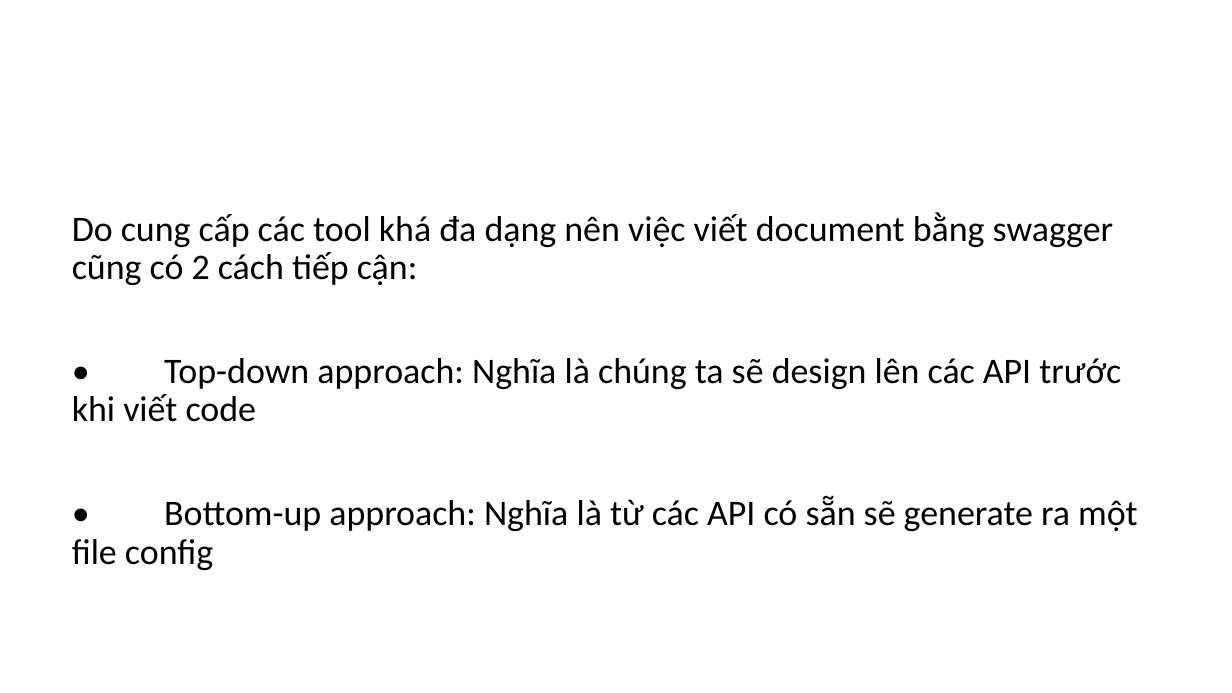
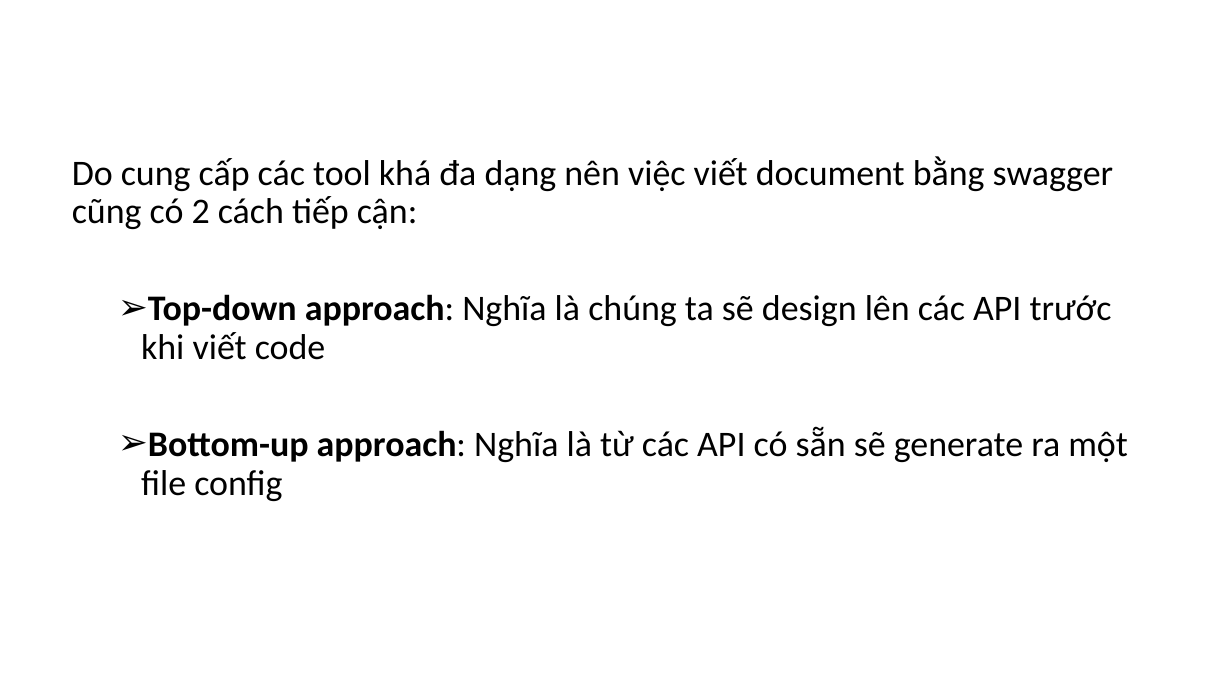
Before and after one commit to foostart/fooland, a slide deck: slide 6 of documents/Nhom_F.pptx (slide 5 before the commit). Drawn at 1232x693 pixels with LibreOffice and Linux fonts; fonts in the diff are those of the drawing; background and template pictures are left out. Boxes give left, top, right and bottom in pixels: in the first picture for what was removed or moved away, otherwise in the second. Text is boxed around its words. In the diff, an @@ line names an element or a change of style, - is before the commit and + after.

```diff
--- a/documents/Nhom_F.pptx
+++ b/documents/Nhom_F.pptx
@@ text at (141, 294, 1128, 501): text changed @@
-• Top-down approach: Nghĩa là chúng ta sẽ design lên các API trước khi viết code
-• Bottom-up approach: Nghĩa là từ các API có sẵn sẽ generate ra một file config
+  ➢ Top-down approach: Nghĩa là chúng ta sẽ design lên các API trước khi viết code
+  ➢ Bottom-up approach: Nghĩa là từ các API có sẵn sẽ generate ra một file config
```
Also in this commit, not shown: 6 other slides changed, 5 slides added, 2 other files.
